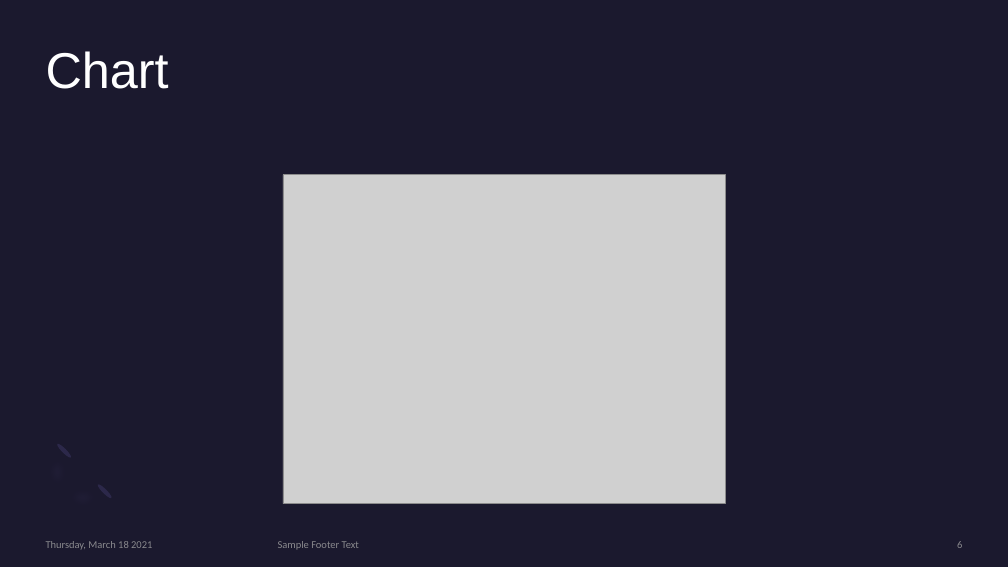
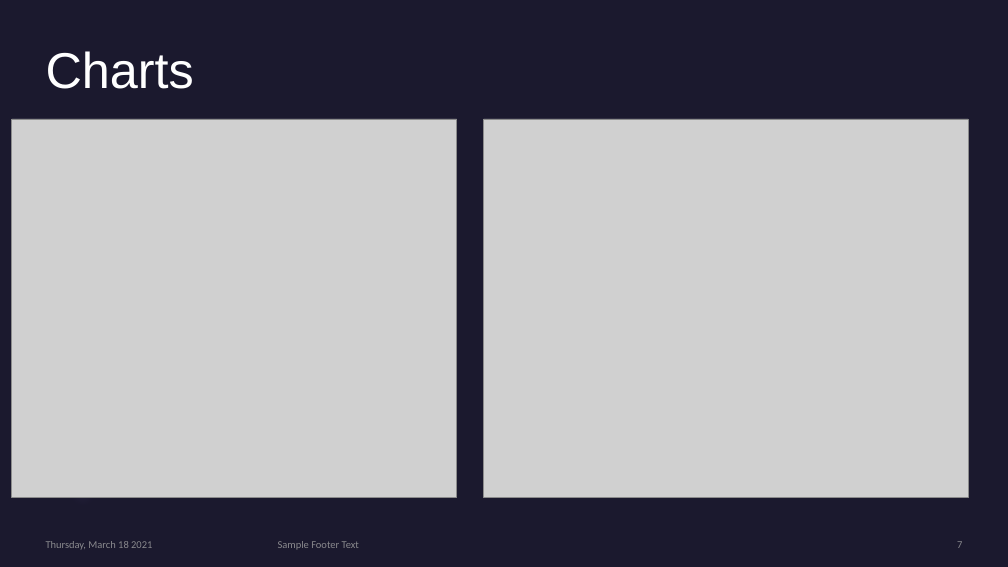
Before and after one commit to mbermont/Spotify_Project, a slide deck: slide 7 of docs/Utilizing Neural Networks To Categorize Songs.pptm (slide 6 before the commit). Drawn at 1008x567 pixels with LibreOffice and Linux fonts; fonts in the diff are those of the drawing; grey boxes stand for pictures. Boxes give left, top, right and bottom in pixels: in the first picture for what was removed or moved away, otherwise in the second. Text is boxed around its words. In the diff, an @@ line names an element or a change of style, - is before the commit and + after.

```diff
--- a/docs/Utilizing Neural Networks To Categorize Songs.pptm
+++ b/docs/Utilizing Neural Networks To Categorize Songs.pptm
@@ title at [46, 51, 194, 89]: text changed @@
-Chart
+Charts
@@ picture added at [12, 119, 457, 498] @@
@@ picture added at [484, 119, 969, 498] @@
@@ picture removed at [283, 175, 725, 504] @@
@@ ellipse removed at [56, 442, 73, 459] @@
@@ page number at [957, 541, 962, 548]: text changed @@
-6
+7
```
Also in this commit, not shown: 3 other slides changed, 1 slide added, 1 slide removed, 7 other files.
